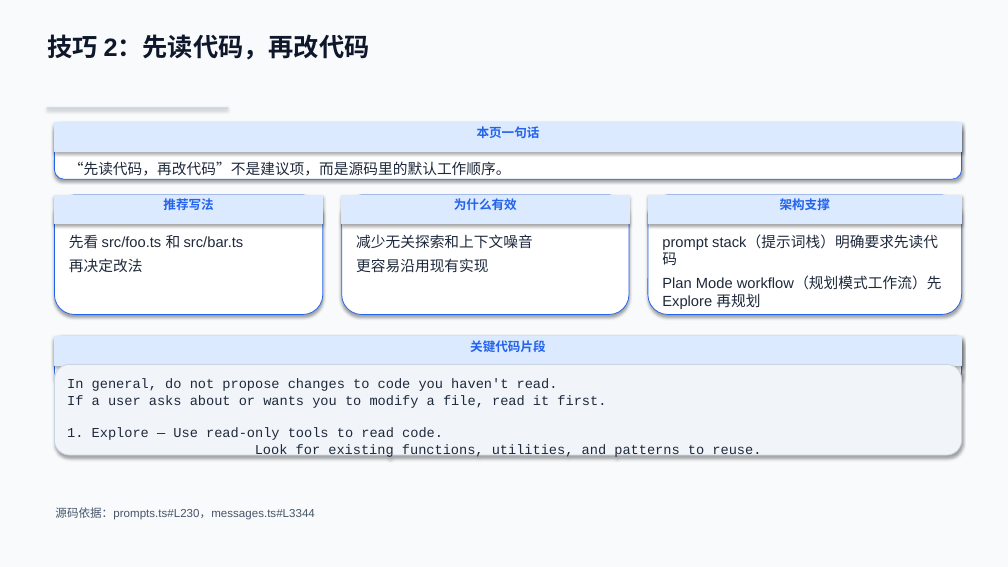
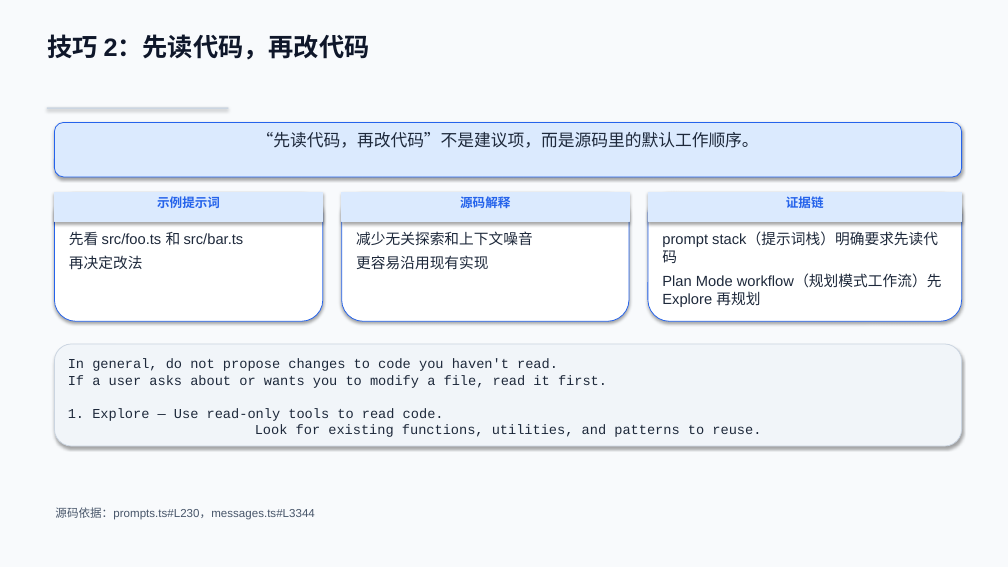
Before and after one commit to boboliu-1010/ccode, a slide deck: slide 7 of docs/zh/09-Claude Code 使用技巧与注意事项-WPS兼容版.pptx. Drawn at 1008x567 pixels with LibreOffice and Linux fonts; fonts in the diff are those of the drawing. Boxes give left, top, right and bottom in pixels: in the first picture for what was removed or moved away, otherwise in the second. Text is boxed around its words. In the diff, an @@ line names an element or a change of style, - is before the commit and + after.

Commit message:
Polish usage tips deck layout

```diff
--- a/docs/zh/09-Claude Code 使用技巧与注意事项-WPS兼容版.pptx
+++ b/docs/zh/09-Claude Code 使用技巧与注意事项-WPS兼容版.pptx
@@ rounded rectangle "“先读代码，再改代码”不是建议项，而是源码里的默认工作顺序。": place and size @@
-rounded rectangle "“先读代码，再改代码”不是建议项，而是源码里的默认工作顺序。" at (69, 161, 511, 176)
+rounded rectangle "“先读代码，再改代码”不是建议项，而是源码里的默认工作顺序。" at (54, 123, 962, 177)
@@ rounded rectangle "“先读代码，再改代码”不是建议项，而是源码里的默认工作顺序。" at (54, 123, 962, 177): size 14 to 16 pt; alignment left to centre; fill none to #DBEAFE; outline none to #2563EB 0.75 pt; shadow on @@
@@ rounded rectangle removed at (54, 123, 962, 179) @@
@@ rectangle removed at (54, 123, 962, 151) @@
-本页一句话
@@ rounded rectangle: place and size @@
-rounded rectangle at (54, 195, 323, 315)
+rounded rectangle at (54, 193, 323, 321)
@@ rectangle removed at (54, 195, 323, 224) @@
-推荐写法
@@ rectangle added at (54, 193, 323, 222), fill #DBEAFE, outline #DBEAFE 0.75 pt, 12 pt, text #2563EB, bold @@
+示例提示词
@@ rounded rectangle: place and size @@
-rounded rectangle at (342, 195, 629, 315)
+rounded rectangle at (342, 193, 629, 321)
@@ rectangle removed at (342, 195, 629, 224) @@
-为什么有效
@@ rectangle added at (342, 193, 629, 222), fill #DBEAFE, outline #DBEAFE 0.75 pt, 12 pt, text #2563EB, bold @@
+源码解释
@@ rounded rectangle: place and size @@
-rounded rectangle at (648, 195, 962, 315)
+rounded rectangle at (648, 193, 962, 321)
@@ rectangle removed at (648, 195, 962, 224) @@
-架构支撑
@@ rectangle added at (648, 193, 962, 222), fill #DBEAFE, outline #DBEAFE 0.75 pt, 12 pt, text #2563EB, bold @@
+证据链
@@ rounded rectangle "In general, do not propose ...": place and size @@
-rounded rectangle "In general, do not propose ..." at (54, 364, 962, 455)
+rounded rectangle "In general, do not propose ..." at (54, 344, 962, 446)
@@ rounded rectangle removed at (54, 337, 962, 379) @@
@@ rectangle removed at (54, 337, 962, 365) @@
-关键代码片段
```
Also in this commit, not shown: 12 other slides changed, 1 other file.
